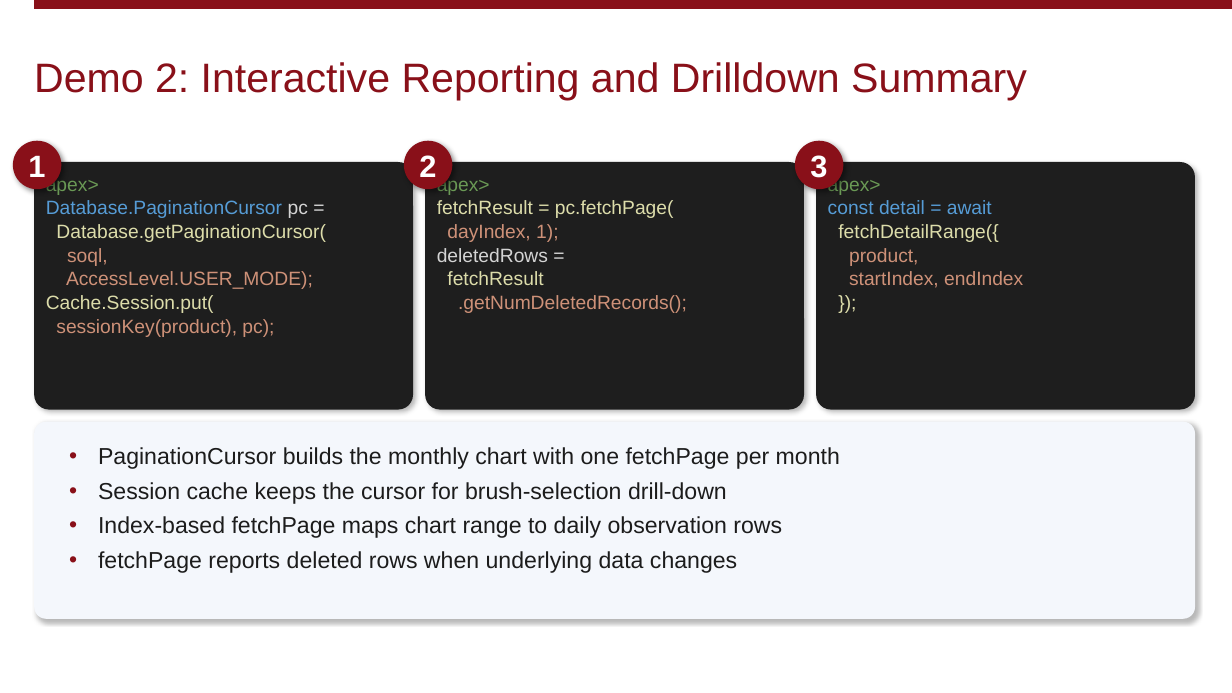
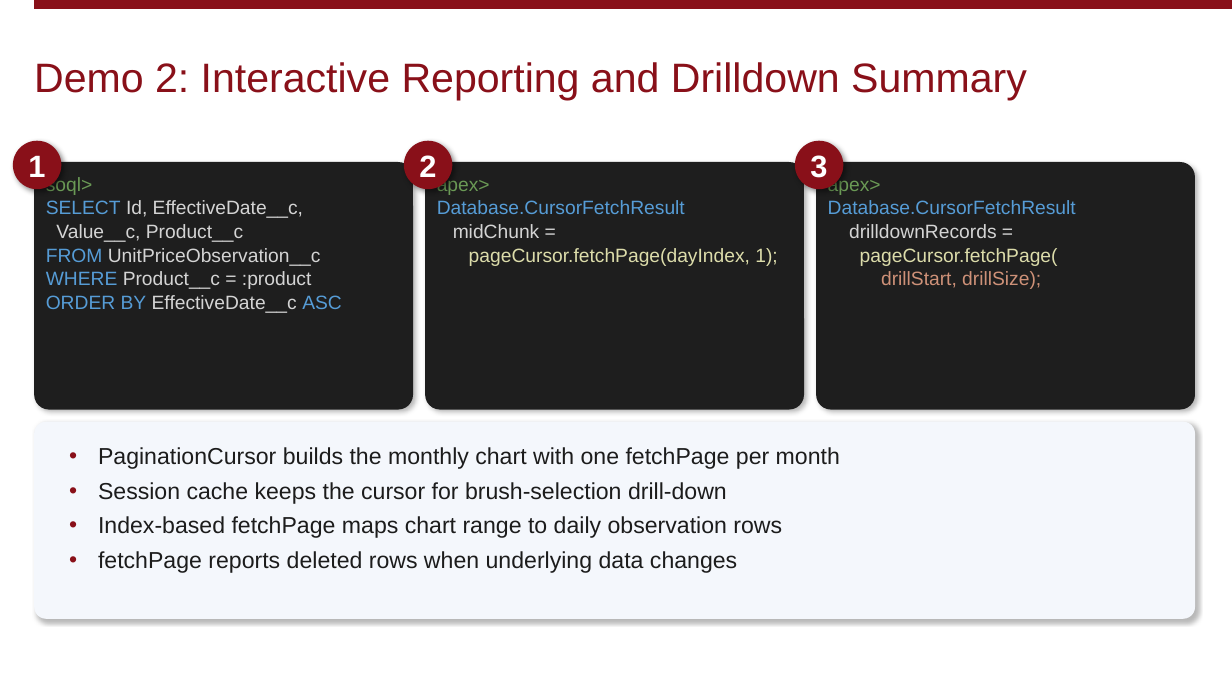
Before and after one commit to afawcett/apexcursordatatable, a slide deck: slide 9 of docs/presentation/lc26-apex-cursors.pptx. Drawn at 1232x693 pixels with LibreOffice and Linux fonts; fonts in the diff are those of the drawing; background and template pictures are left out. Boxes give left, top, right and bottom in pixels: in the first picture for what was removed or moved away, otherwise in the second. Text is boxed around its words. In the diff, an @@ line names an element or a change of style, - is before the commit and + after.

```diff
--- a/docs/presentation/lc26-apex-cursors.pptx
+++ b/docs/presentation/lc26-apex-cursors.pptx
@@ text in rounded rectangle at bbox=[46, 176, 342, 313]: text changed; text colour #CE9178 to #D4D4D4 @@
-apex>
-Database.PaginationCursor pc =
-Database.getPaginationCursor(
-soql,
-AccessLevel.USER_MODE);
-Cache.Session.put(
-sessionKey(product), pc);
+soql>
+SELECT Id, EffectiveDate__c,
+Value__c, Product__c
+FROM UnitPriceObservation__c
+WHERE Product__c = :product
+ORDER BY EffectiveDate__c ASC
@@ text in rounded rectangle at bbox=[437, 200, 777, 266]: text changed @@
-fetchResult = pc.fetchPage(
-dayIndex, 1);
-deletedRows =
-fetchResult
-.getNumDeletedRecords();
+Database.CursorFetchResult
+midChunk =
+pageCursor.fetchPage(dayIndex, 1);
@@ text in rounded rectangle at bbox=[828, 200, 1076, 289]: text changed; text colour #CE9178 to #569CD6 @@
-const detail = await
-fetchDetailRange({
-product,
-startIndex, endIndex
-});
+Database.CursorFetchResult
+drilldownRecords =
+pageCursor.fetchPage(
+drillStart, drillSize);
```
Also in this commit, not shown: 5 other slides changed, 27 other files.
